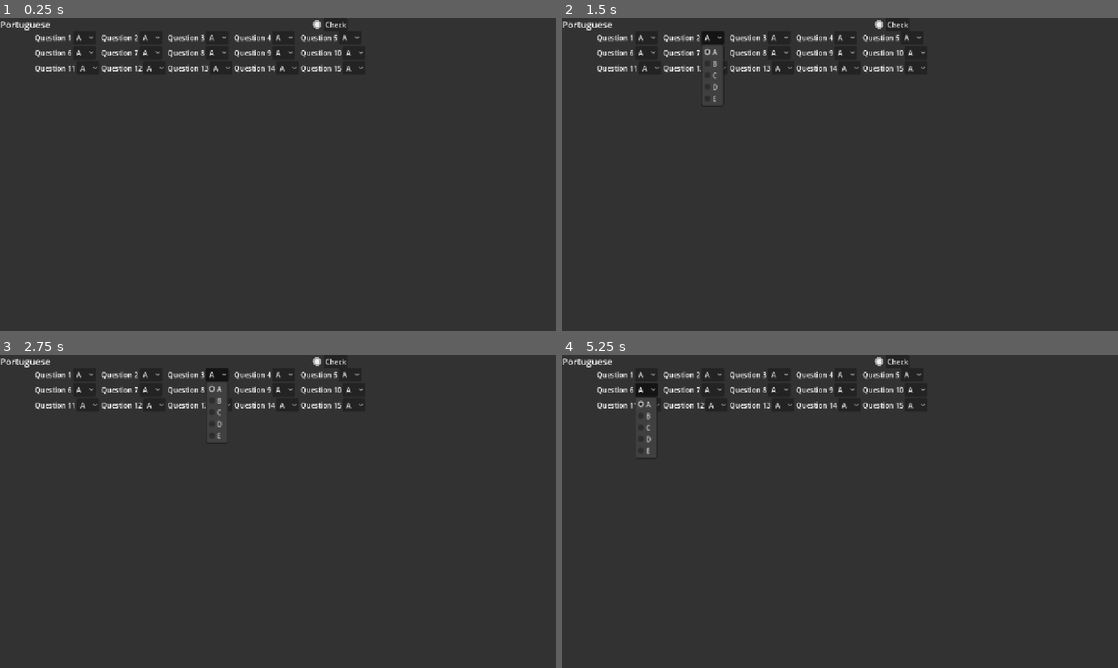
Above: before the commit, frames 1-4 (two rows, left to right).
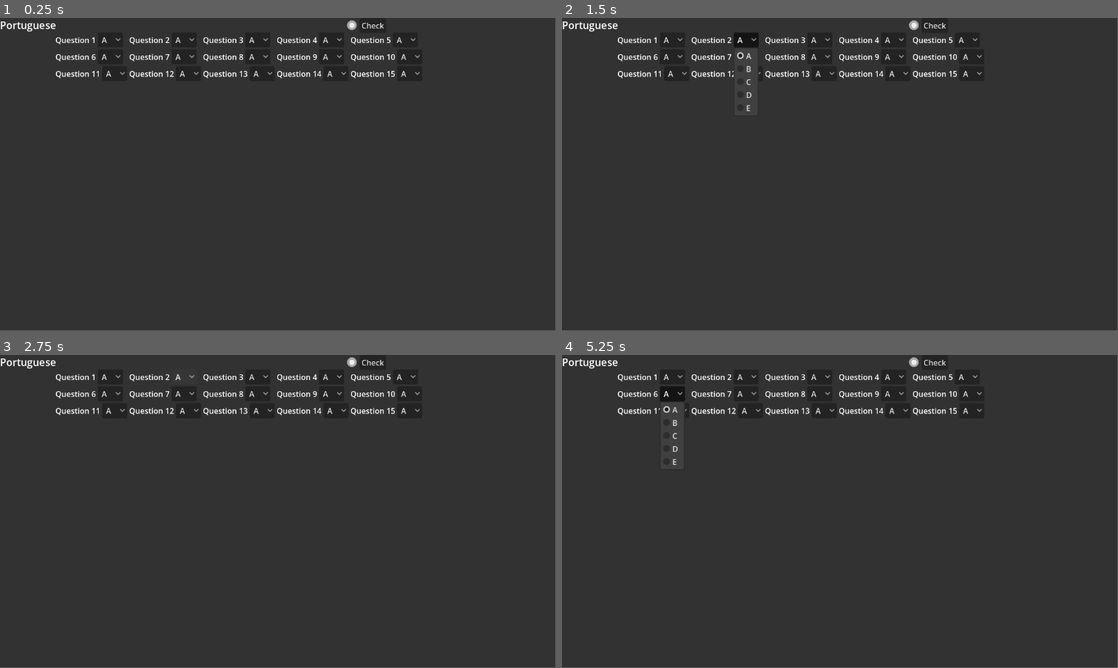
Above: after the commit, the same moments.

Repository: Mortadelan/testmarker
Game: Godot game, scene res://main.tscn
The game is run twice, just before and just after one commit, with the same random seed, the same clock (stepped at 60 frames per second) and the same inputs.
Inputs:
- Up to frame 1 (0.25 s): no input
- Up to frame 2 (1.5 s): click "A" at 0.5 s; click "A" at 1.25 s
- Up to frame 3 (2.75 s): click "A" at 2 s
- Up to frame 4 (5.25 s): click "A" at 2.75 s; click "A" at 3.5 s; click "A" at 4.25 s; click "A" at 5 s
The window is 800x450 before the commit and 799x449 after it. Grey fills any space a smaller window leaves; there, only what the larger window draws over its background counts as a difference.

The runs differ from the first frame. In frame 1, 3.1% of the frame differs, in the area x 0-76%, y 0-20%; in frame 2, 3.4%; in frame 3, 3.2%; in frame 4, 3.5%, in the area x 0-76%, y 0-36%.

Commit message:
changed some settings so it resizes properly, won't keep aspect or anything and make the text tiny

Diff:
--- a/main.tscn
+++ b/main.tscn
@@ -32,7 +32,6 @@
 
 [node name="BoxContainer" type="VBoxContainer" parent="ScrollContainer" unique_id=46519475]
 custom_minimum_size = Vector2(0, 100)
-custom_maximum_size = Vector2(800, 720)
 layout_mode = 2
 size_flags_horizontal = 3
 size_flags_vertical = 3
--- a/project.godot
+++ b/project.godot
@@ -17,10 +17,7 @@
 
 [display]
 
-window/size/viewport_width=1280
-window/size/viewport_height=720
-window/stretch/mode="canvas_items"
-window/stretch/aspect="expand"
+window/stretch/aspect="ignore"
 
 [physics]
 
--- a/tests/2022/scenes/portuguese.tscn
+++ b/tests/2022/scenes/portuguese.tscn
@@ -27,13 +27,10 @@
 questions = ExtResource("2_pfo3a")
 
 [node name="Button" type="Button" parent="." unique_id=1166120040]
-layout_mode = 1
-anchors_preset = 1
-anchor_left = 1.0
-anchor_right = 1.0
-offset_left = -55.0
+layout_mode = 0
+offset_left = 746.0
+offset_right = 801.0
 offset_bottom = 31.0
-grow_horizontal = 0
 text = "Check"
 
 [node name="checkmark_uncheck" type="TextureRect" parent="." unique_id=1075859556]
